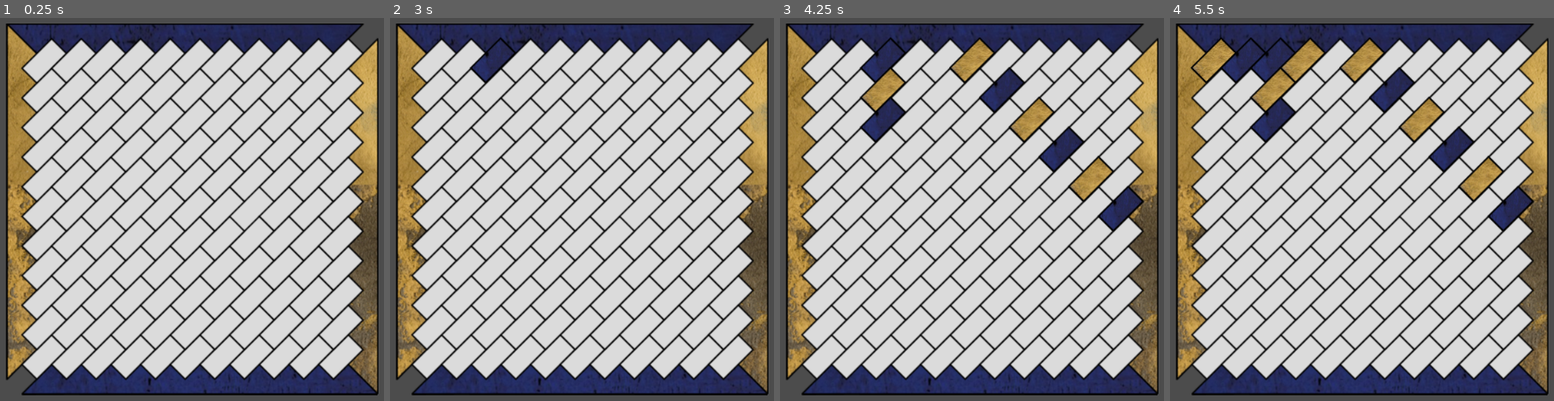
Above: before the commit, frames 1-4 (left to right).
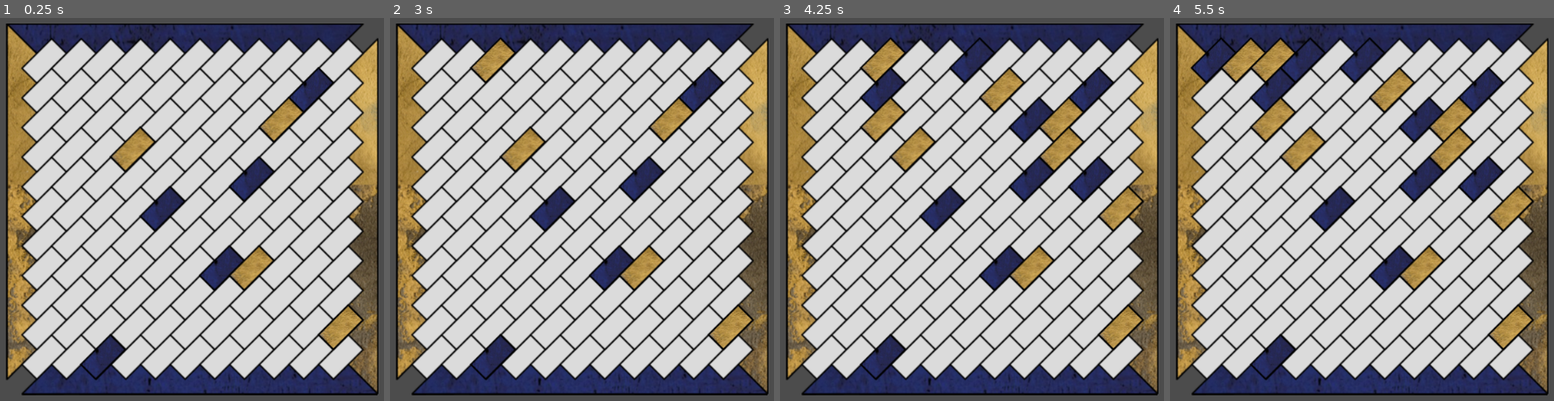
Above: after the commit, the same moments.

Repository: zoth/rec-hex
Game: Godot game, scene res://scenes/root.tscn
The game is run twice, just before and just after one commit, with the same random seed, the same clock (stepped at 60 frames per second) and the same inputs.
Inputs (mouse positions are in pixels of both pictures, inside the frame that each line leads up to):
- Up to frame 1 (0.25 s): no input
- Up to frame 2 (3 s): tap Enter at 0.5, 2 s; drag from (409, 37) to (620, 37) at 0.52 s; tap Space at 1.25, 2.75 s; drag from (439, 37) to (647, 37) at 1.27 s; move the mouse to (470, 37) at 2.02 s; press the mouse at (470, 37) at 2.03 s; release the mouse at (470, 37) at 2.75 s; drag from (501, 37) to (478, 132) at 2.77 s
- Up to frame 3 (4.25 s): tap Enter at 3.5 s; drag from (918, 37) to (1129, 209) at 3.52 s
- Up to frame 4 (5.5 s): tap Space at 4.25 s; drag from (1338, 37) to (1189, 67) at 4.27 s; move the mouse to (1369, 37) at 5.02 s; press the mouse at (1369, 37) at 5.03 s

The runs differ from the first frame. In frame 1, 5.7% of the frame differs, in the area x 20-95%, y 12-95%; in frame 2, 6.2%; in frame 3, 11%; in frame 4, 12%, in the area x 5-95%, y 5-95%.

Commit message:
more graphics work

Diff:
--- a/scenes/root.tscn
+++ b/scenes/root.tscn
@@ -4,7 +4,7 @@
 [ext_resource path="res://scenes/board.png" type="Texture" id=2]
 [ext_resource path="res://scripts/board_view.gd" type="Script" id=3]
 
-[node name="root" type="Node"]
+[node name="root" type="Node" index="0"]
 
 [node name="game_view" type="Node2D" parent="." index="0"]
 
--- a/scripts/board_state.gd
+++ b/scripts/board_state.gd
@@ -91,6 +91,15 @@
 func get_completed_path():
 	return _completed_path
 
+func get_random_free_cell():
+	for c in _cells:
+		var x = randi() % Utils.board_size
+		var y = randi() % Utils.board_size
+		var n = Utils.make_cell_name(x,y)
+		if _cells[n].get_type() == Utils.NONE_TYPE:
+			return n
+	return null
+
 func _cell(x, y):
 	var n = Utils.make_cell_name(x,y)
 	if(_cells.has(n)):
--- a/scripts/board_view.gd
+++ b/scripts/board_view.gd
@@ -40,17 +40,16 @@
 func cell_selected(n):
 	emit_signal(Utils.CELL_SELECTED_EVENT, n)
 
-func _on_play_made(id):
+func _on_play_made(id, player):
 	if _cells.has(id):
 		var cell = _cells[id]
-		cell.set_type(player_turn)
+		cell.set_type(player)
 
 func _on_turn_change(type):
 	player_turn = type
 
-func _on_board_setup(cells, turn):
+func _on_board_setup(cells):
 	_reset(cells)
-	player_turn = turn
 
 func _on_play_enabled(b):
 	_play_enabled = b
@@ -58,8 +57,6 @@
 func get_play_enabled():
 	return _play_enabled
 
-
-
 func _on_game_won(winning_path):
 	for n in _cells:
 		if !winning_path.has(n):
--- a/scripts/game_controller.gd
+++ b/scripts/game_controller.gd
@@ -13,6 +13,7 @@
 
 
 func _ready():
+	randomize()
 	_start()
 
 func _on_cell_selected(id):
@@ -24,17 +25,24 @@
 		_board_state.free()
 	_board_state = BoardState.new()
 
-	emit_signal("board_setup",{},_current_player)
+	emit_signal("board_setup",{})
+	for x in range(9):
+		var n = _board_state.get_random_free_cell()
+		emit_signal("play_made", n, _current_player)
+		_board_state.make_play(n,_current_player)
+		_change_turn()
+	emit_signal(Utils.TURN_CHANGE_EVENT, _current_player)
 	emit_signal("play_enabled", true )
 
 func _make_play(n):
 	emit_signal("play_enabled", false )
-	emit_signal("play_made", n)
+	emit_signal("play_made", n, _current_player)
 	if _board_state.make_play(n,_current_player):
 		emit_signal("game_won", _board_state.get_completed_path())
 	else:
 		_change_turn()
 		emit_signal("play_enabled", true )
+		emit_signal(Utils.TURN_CHANGE_EVENT, _current_player)
 
 
 func _change_turn():
@@ -42,4 +50,3 @@
 		_current_player = Utils.LIGHT_TYPE
 	else:
 		_current_player = Utils.DARK_TYPE
-	emit_signal(Utils.TURN_CHANGE_EVENT, _current_player)
